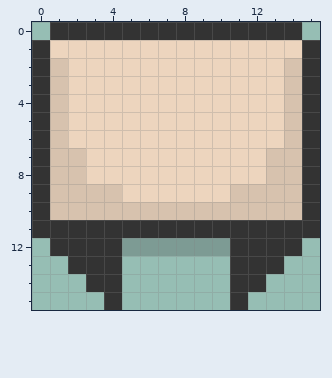
Pixel-art sprite: site/img/section-title.png. The picture above is the old version.
The file is 32x32 pixels, drawn in blocks of 2x2; one block is one cell here.
The result:
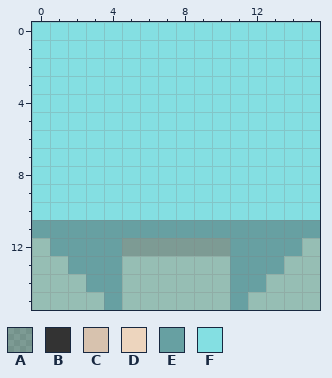
Palette (. is transparent): A #33333340  B #333333  C #d7c2ae  D #edd5be  E #67a0a2  F #84dfe2
Difference:
Changed rows in their new state; - is an unchanged pixel.
first column x 0:
 0 FFFFFFFFFFFFFFFF
 1 FFFFFFFFFFFFFFFF
 2 FFFFFFFFFFFFFFFF
 3 FFFFFFFFFFFFFFFF
 4 FFFFFFFFFFFFFFFF
 5 FFFFFFFFFFFFFFFF
 6 FFFFFFFFFFFFFFFF
 7 FFFFFFFFFFFFFFFF
 8 FFFFFFFFFFFFFFFF
 9 FFFFFFFFFFFFFFFF
10 FFFFFFFFFFFFFFFF
11 EEEEEEEEEEEEEEEE
12 -EEEE------EEEE-
13 --EEE------EEE--
14 ---EE------EE---
15 ----E------E----
Where, in picture pixels (left, top, right, bottom), the same in both pictures:
changed: (32, 22, 320, 310)
